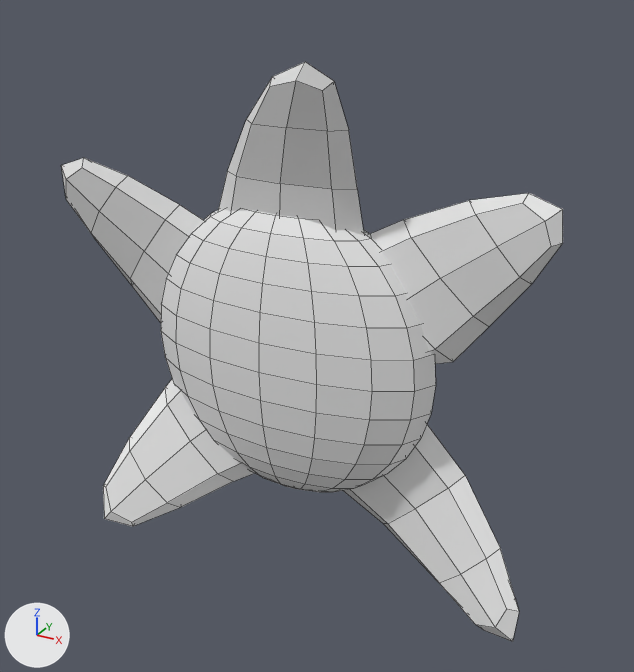
The FBX model Assets/Models/KEKEflower.fbx as it was, and as the next commit left it.
One viewpoint serves both versions: a 50 mm lens placed at (-2.808, -0.872, 3.821), pointed at (-3.223, -0.117, 3.443). Every picture has the same lights, and +X, +Y and +Z are marked at lower left. Mesh edges are drawn as thin lines.

Before the edit, the objects in view are built like this:
```python
me_cylinder_002 = bpy.data.meshes.new('Cylinder.002')
me_cylinder_002.from_pydata(...)  # 452 vertices, 456 faces; spans x -0.236..0.215, y -0.287..0.213, z -0.284..0.315
ob_kek_001 = bpy.data.objects.new('kek.001', me_cylinder_002)
ob_kek_001.location = (-3.27, -0.09, 3.413)
ob_kek_001.rotation_euler = (0.0, 0.0, 0.732)  # degrees (0, 0, 42)
ob_kek_001.scale = (1.0, 0.766, 1.0)
```
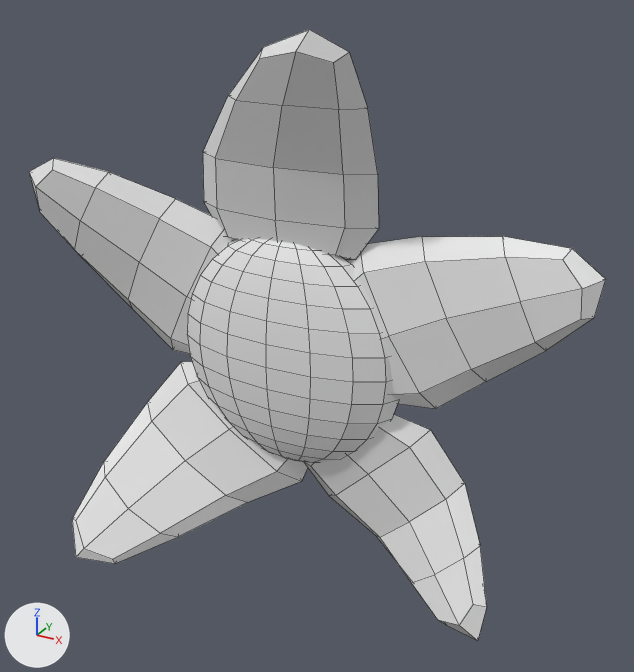
Edits to the scene script, one JSON object a line:
```json
{"block": "me_cylinder_002", "where": "# used by ob_kek_001; location = (-3.27, -0.09, 3.413); rotation_euler = (0.0, 0.0, 0.732), in degrees (0, 0, 42); scale = (1.0, 0.766, 1.0)"}
{"op": "remove", "block": "me_cylinder_002", "code": "me_cylinder_002.from_pydata(...)  # 452 vertices, 456 faces; spans x -0.236..0.215, y -0.287..0.213, z -0.284..0.315"}
{"op": "add", "block": "me_cylinder_002", "code": "me_cylinder_002.from_pydata(...)  # 452 vertices, 456 faces; spans x -0.274..0.244, y -0.277..0.344, z -0.237..0.291"}
{"block": "me_cylinder_002", "change": "me_cylinder_002 part 1: the loose piece of 242 vertices spanning x -0.14..0.139, y -0.156..0.183, z -0.193..0.166 is turned -90 degrees about the x axis through its middle and scaled by 0.787, then moved by (0.0, -0.027, 0.0)"}
{"block": "me_cylinder_002", "change": "me_cylinder_002 part 2: the loose piece of 42 vertices spanning x 0.048..0.215, y -0.25..-0.038, z 0.002..0.203 is multiplied about its middle by the matrix ((1.206, 0.097, 0.219), (-0.226, 0.155, 1.175), (-0.165, -1.234, 0.257)), then moved by (0.004, 0.207, 0.053)"}
{"block": "me_cylinder_002", "change": "me_cylinder_002 part 3: the loose piece of 42 vertices spanning x -0.236..-0.053, y 0.076..0.213, z -0.022..0.193 is multiplied about its middle by the matrix ((1.238, 0.029, -0.134), (0.134, -0.092, 1.204), (-0.049, -1.246, -0.157)), then moved by (-0.004, -0.072, -0.231)"}
{"block": "me_cylinder_002", "change": "me_cylinder_002 part 4: the loose piece of 42 vertices spanning x -0.227..-0.007, y 0.02..0.135, z -0.229..-0.039 is multiplied about its middle by the matrix ((1.339, -0.041, -0.085), (0.108, -0.074, 1.091), (0.07, -1.328, -0.1)), then moved by (-0.009, -0.235, 0.059)"}
{"block": "me_cylinder_002", "change": "me_cylinder_002 part 5: a new loose piece of 42 vertices spanning x -0.082..0.08, y 0.095..0.344, z -0.114..0.154"}
{"block": "me_cylinder_002", "change": "me_cylinder_002 part 6: a new loose piece of 42 vertices spanning x 0.012..0.177, y -0.277..-0.057, z 0.001..0.282"}
{"block": "me_cylinder_002", "change": "me_cylinder_002 part 7: the loose piece of 42 vertices spanning x 0.018..0.205, y -0.287..0.007, z -0.284..-0.05 is deleted"}
{"block": "me_cylinder_002", "change": "me_cylinder_002 part 8: the loose piece of 42 vertices spanning x -0.07..0.067, y -0.123..0.092, z 0.088..0.315 is deleted"}
{"op": "set", "path": "ob_kek_001.rotation_euler", "old": "(0.0, 0.0, 0.732)", "new": "(1.571, 0.0, 0.732)", "note": "degrees (0, 0, 42) -> degrees (90, 0, 42)"}
{"op": "set", "path": "ob_kek_001.scale", "old": "(1.0, 0.766, 1.0)", "new": "(1.0, 1.0, 0.766)"}
```

Location of each change, (x1, y1, x2, y2) in pixels of the pictures (634 x 672 px; the box of a moved part takes in the faces that stretch with it):
```json
{"object": "kek.001", "change": "reshaped, turned, rescaled", "before": [61, 62, 563, 642], "after": [29, 30, 606, 641]}
{"part": 1, "of": "me_cylinder_002", "change": "moved or reshaped", "before": [161, 209, 436, 492], "after": [187, 239, 398, 463]}
{"part": 2, "of": "me_cylinder_002", "change": "moved or reshaped", "before": [369, 193, 563, 364], "after": [349, 236, 606, 409]}
{"part": 3, "of": "me_cylinder_002", "change": "moved or reshaped", "before": [61, 158, 204, 323], "after": [29, 158, 233, 354]}
{"part": 4, "of": "me_cylinder_002", "change": "moved or reshaped", "before": [103, 379, 254, 526], "after": [72, 362, 308, 564]}
{"part": 5, "of": "me_cylinder_002", "change": "added", "after": [203, 30, 379, 260]}
{"part": 6, "of": "me_cylinder_002", "change": "added", "after": [304, 414, 487, 641]}
{"part": 7, "of": "me_cylinder_002", "change": "deleted", "before": [344, 425, 519, 642]}
{"part": 8, "of": "me_cylinder_002", "change": "deleted", "before": [218, 62, 364, 235]}
```
